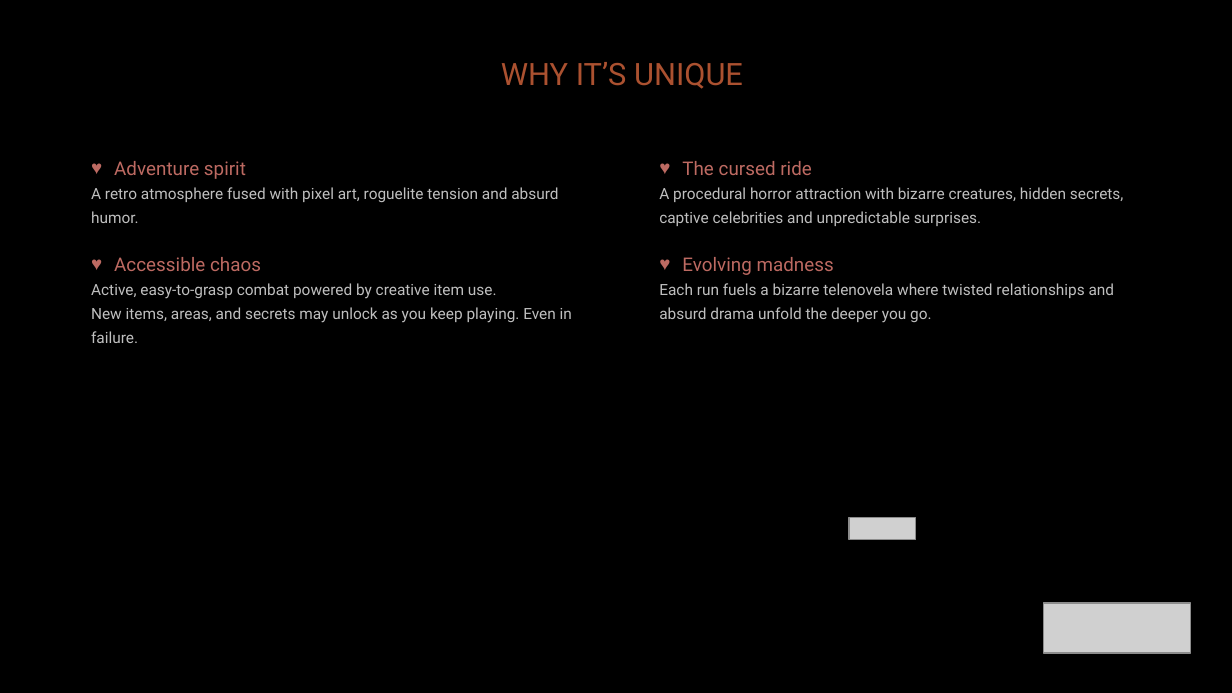
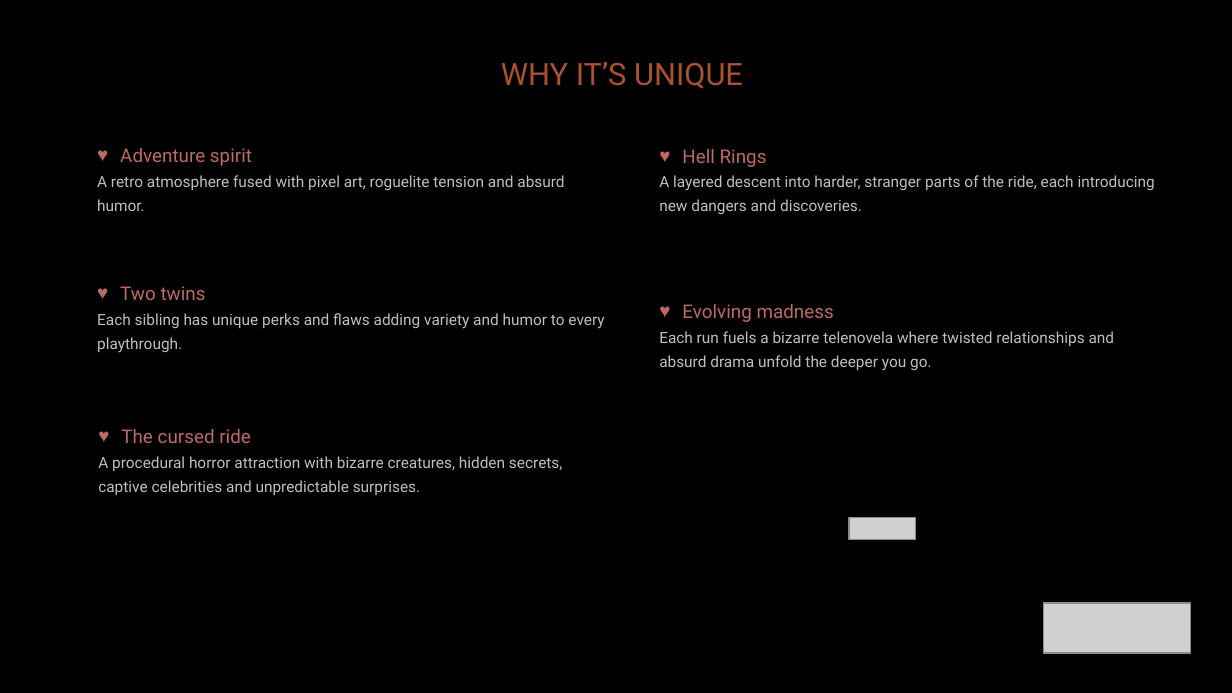
Before and after one commit to diegohcanepa/Remizione, a slide deck: slide 3 of Pitch Deck.pptx. Drawn at 1232x693 pixels with LibreOffice and Linux fonts; fonts in the diff are those of the drawing; grey boxes stand for pictures; background and template pictures are left out. Boxes give left, top, right and bottom in pixels: in the first picture for what was removed or moved away, otherwise in the second. Text is boxed around its words. In the diff, an @@ line names an element or a change of style, - is before the commit and + after.

Commit message:
Added ItemRealm.
Updated pitch deck.

```diff
--- a/Pitch Deck.pptx
+++ b/Pitch Deck.pptx
@@ text "Adventure spirit": place and size @@
-text "Adventure spirit" at <box>91,161,572,343</box>
+text "Adventure spirit" at <box>97,148,564,211</box>
@@ text added at <box>659,149,1155,214</box>, 9 pt, text #BFBFBF @@
+♥ Hell Rings
+A layered descent into harder, stranger parts of the ride, each introducing new dangers and discoveries.
@@ text at <box>91,257,572,343</box>: paragraphs removed @@
-♥ Accessible chaos
-Active, easy-to-grasp combat powered by creative item use.
-New items, areas, and secrets may unlock as you keep playing. Even in failure.
@@ subtitle at <box>659,257,1115,323</box>: paragraphs removed @@
-♥ Evolving madness
-Each run fuels a bizarre telenovela where twisted relationships and absurd drama unfold the deeper you go.
@@ text added at <box>97,286,604,353</box>, 9 pt, text #BFBFBF @@
+♥ Two twins
+Each sibling has unique perks and flaws adding variety and humor to every playthrough.
@@ text added at <box>659,304,1115,371</box>, 9 pt, text #BFBFBF @@
+♥ Evolving madness
+Each run fuels a bizarre telenovela where twisted relationships and absurd drama unfold the deeper you go.
@@ subtitle "The cursed ride": place and size @@
-subtitle "The cursed ride" at <box>659,161,1123,323</box>
+subtitle "The cursed ride" at <box>98,429,562,495</box>
```
Also in this commit, not shown: 3 other slides changed, 12 other files.
